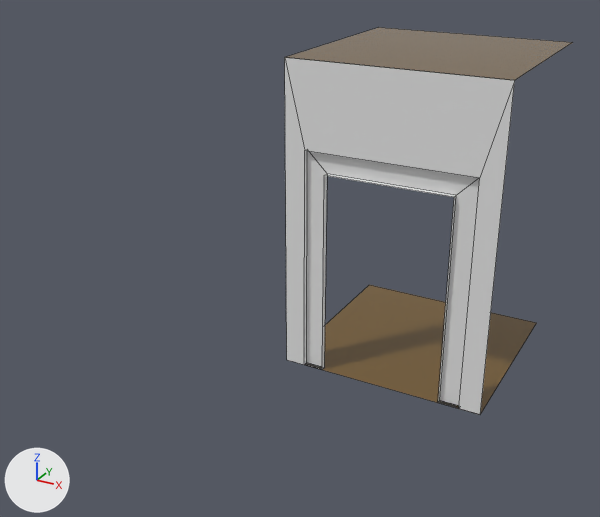
Two versions of the FBX model Interiors/SM_IntHouseRoomDoorway.fbx, one commit apart.
Camera for both pictures: a 50 mm lens placed at (3.61, -6.3, 4.29), pointed at (0.15, 0.01, 1.14). Arrows for +X, +Y and +Z are at lower left; the lights stay in place. The older version comes first. Mesh edges are drawn as thin lines. Where no turn or scale is listed for an object, it has been applied to the vertices.
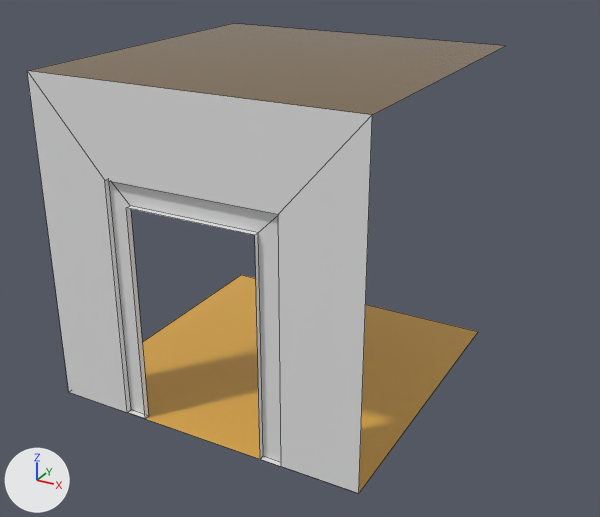
Commit message: [Josh] Int tileset rescale

Changed parts and their boxes (x1, y1, x2, y2) in the pictures (600 x 517 px; the box of a moved part takes in the faces that stretch with it):
'Box098', reshaped (50% wider, 18% taller): before (285, 57, 515, 415); after (27, 71, 372, 494)
'Plane022', added: after (28, 24, 505, 493)
    faces in mat_15___default (orange #dea945): (142, 275, 478, 493)
    faces in mat_09___default (brown #73592c): (28, 24, 505, 115)
'Plane019', deleted (brown): before (286, 27, 573, 414)
part 1 of me_mesh, moved or reshaped: before (285, 62, 305, 365); after (27, 71, 127, 412)
part 2 of me_mesh, moved or reshaped: before (304, 151, 480, 409); after (105, 180, 281, 466)
part 3 of me_mesh, moved or reshaped: before (285, 57, 515, 415); after (28, 71, 372, 494)

What changed in the scene script:
```text
Add mat_15___default:
    mat_15___default = principled_material('15 - Default')
    mat_15___default.base_color = (0.729, 0.396, 0.0595)  # orange #dea945
    mat_15___default.roughness = 0.0
Change me_mesh:
    used by ob_box098; location = (0.0, 0.0, 0.0)
    remove me_mesh.from_pydata(...)  # 20 vertices, 14 faces; spans x 0.0..2.0, y 0.0..0.05, z 0.0..3.0
    add me_mesh.from_pydata(...)  # 20 vertices, 14 faces; spans x -1.5..1.5, y -1.5..-1.45, z 0.0..3.0
    me_mesh part 1: all 2 vertices in x 0.0, y 0.0, z 0.0..3.0 are moved by (-1.5, -1.5, 0.0)
    me_mesh part 2: all 16 vertices in x 0.2..1.8, y 0.0..0.05, z 0.0..2.2 are moved by (-1.0, -1.5, 0.0)
    me_mesh part 3: all 2 vertices in x 2.0, y 0.0, z 0.0..3.0 are moved by (-0.5, -1.5, 0.0)
Add me_mesh_001_1:
    me_mesh_001_1.from_pydata([(-1.5, -1.5, 0.0), (1.5, -1.5, 0.0), (-1.5, 1.5, 0.0), (1.5, 1.5, 0.0), (1.5, -1.5, 3.0), (-1.5, -1.5, 3.0), (1.5, 1.5, 3.0), (-1.5, 1.5, 3.0)], [], [(0, 1, 3, 2), (4, 5, 7, 6)])
    for i in [0]: me_mesh_001_1.polygons[i].material_index = 1
    me_mesh_001_1.materials.append(mat_09___default)  # brown #73592c
    me_mesh_001_1.materials.append(mat_15___default)  # orange #dea945
Remove ob_plane019:
    ob_plane019 = bpy.data.objects.new('Plane019', me_mesh_001)
    ob_plane019.location = (0.0, 0.0, 0.0)
Add ob_plane022:
    ob_plane022 = bpy.data.objects.new('Plane022', me_mesh_001_1)
    ob_plane022.location = (0.0, 0.0, 0.0)
```
